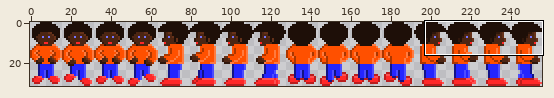
Sprite sheet, stored at Assets/Man.png. The first picture is a wide view before the edit; the outline marks the close-up.
Close-up. As it was:
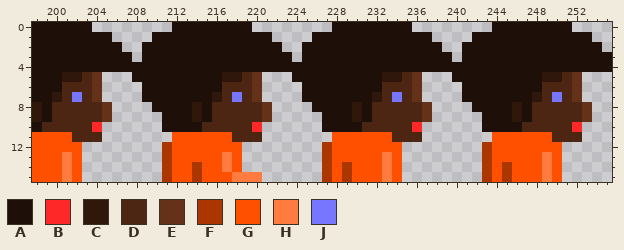
The file is 256x32 pixels. Shown: x 198..255, y 0..15. The commit also changed other parts of the picture, which this record leaves out.
Palette (. is transparent): A #1e0f08  B #ff2828  C #2f170c  D #4c2513  E #653119  F #ab3600  G #ff5000  H #ff7b3f  J #7676ff
Pixels before, first column x 198:
 0 AAAAAA........AAAAAAAA........AAAAAAAA........AAAAAAAA....
 1 AAAAAAAA....AAAAAAAAAAAA....AAAAAAAAAAAA....AAAAAAAAAAAA..
 2 AAAAAAAAA..AAAAAAAAAAAAAA..AAAAAAAAAAAAAA..AAAAAAAAAAAAAA.
 3 AAAAAAAAAA.AAAAAAAAAAAAAAA.AAAAAAAAAAAAAAA.AAAAAAAAAAAAAAA
 4 AAAAAAAAAAAAAAAAAAAAAAAAAAAAAAAAAAAAAAAAAAAAAAAAAAAAAAAAAA
 5 AAACCDE...AAAAAAAAACCDE...AAAAAAAAACCDE...AAAAAAAAACCDE...
 6 AAADDDE....AAAAAAAADDDE....AAAAAAAADDDE....AAAAAAAADDDE...
 7 AACDJDE....AAAAAAACDJDE....AAAAAAACDJDE....AAAAAAACDJDE...
 8 CADDDDDE....AAAACADDDDDE....AAAACADDDDDE....AAAACADDDDDE..
 9 CADDDDDE.....AAACADDDDDE.....AAACADDDDDE.....AAACADDDDDE..
10 ADDDDDB......AAAADDDDDB......AAAADDDDDB......AAAADDDDDB...
11 GGGGDDD.......GGGGGGDDD.......GGGGGGDDD.......GGGGGGDDD...
12 GGGGG........FGGGGGGG........FGGGGGGG........FGGGGGGG.....
13 GGGHG........FGGGGGHG........FGGGGGHG........FGGGGGHG.....
14 GGGHG........FGGFGGHG........FGFGGGHG........FGFGGGHG.....
15 GGGHG........FGGFGGGHHH......FGFGGGHG........FGFGGGHG.....
After:
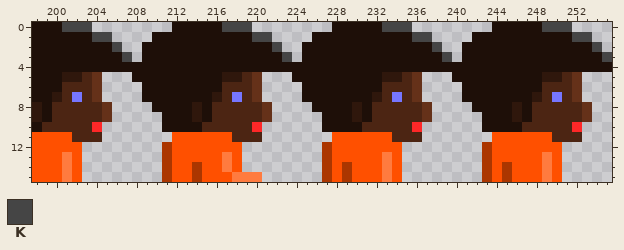
Colours new in this view: K #454545
The edit:
The author changed colour A to colour K in row 0 at x 201 to 203, 217 to 219, 233 to 235 and 249 to 251; in row 1 at x 204 to 205, 220 to 221, 236 to 237 and 252 to 253; in row 2 at x 206, 222, 238 and 254; in row 3 at x 207, 223, 239 and 255.
